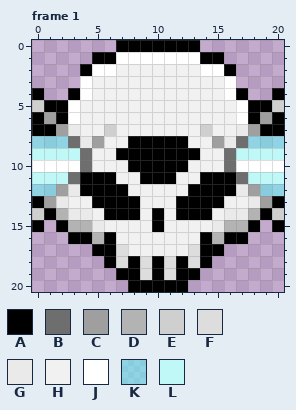
Pixel-art file, stored at Aseprite/Upgrade_Overpierce.aseprite. The picture above was drawn from the file before the commit.
21x21 pixels, 1 frame. Shown: frame 1. The commit also changed other frames, which this record leaves out.
Visible layers, top first: "Skull", "Bullet".
Palette (. is transparent): A #000000  B #6e6e6e  C #9f9f9f  D #b3b3b3  E #cfcfcf  F #dddddd  G #eaeaea  H #f1f1f1  J #ffffff  K #57fffe7b  L #c0f8f8
Pixels before, frame 1, first column x 0:
 0 .......AAAAAAA.......
 1 .....AAJJJJJJJAA.....
 2 ....AJJHHHHHHHJJA....
 3 ....JHHHHHHHHHHHJ....
 4 A..AJHHHHHHHHHHHJA..A
 5 EAAJHHHHHHHHHHHHHJAAE
 6 ACAJHHHHHHHHHHHHHJACA
 7 AACGHHEHHHHHHHEHHGCAA
 8 KKKBGCHHAAAAAHHCGBKKK
 9 LLLLBHHAAAAAAAHHBLLLL
10 JJJJBHHHAAAAAHHHBJJJJ
11 LLLBAAAHHAAAHHAAABLLL
12 KKCGAAAAHHHHHAAAAGCKK
13 ACGHHAAAAHHHAAAAHHGCA
14 EADGGHAAAHAHAAAHGGDAE
15 A.ADDGHHHHAHHHHGDDA.A
16 ...AADAHHHHHHHADAA...
17 .....AAFHHHHHFAA.....
18 ......AFAFAFAFA......
19 .......AAFAFAA.......
20 ........AAAAA........
New version:
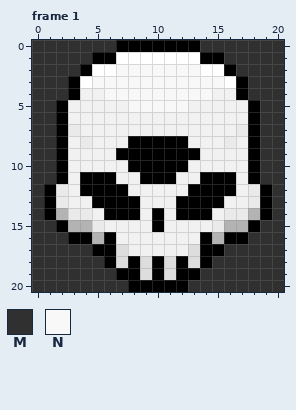
Colours new in this view: M #303030  N #f8f8f8
The edit:
layer "Background" now shown
Changed rows in their new state; - is an unchanged pixel.
Frame 1, layers "Skull", "Bullet", "Background":
first column x 0:
 0 MMMMMMM-------MMMMMMM
 1 MMMMM-----------MMMMM
 2 MMMM---NNNNNNN---MMMM
 3 MMMA-NNNNNNNNNNN-AMMM
 4 MMM-H-NNNNNNNNN-H-MMM
 5 MM-H----NNNNN----H-MM
 6 MM-H-------------H-MM
 7 MMA---H-------H---AMM
 8 MMAH-H---------H-HAMM
 9 MMAHH-----------HHAMM
10 MMAHH-----------HHAMM
11 MMAH-------------HAMM
12 MAGH-------------HGAM
13 MA-----------------AM
14 M-------------------M
15 MM-----------------MM
16 MMM---------------MMM
17 MMMMM-----------MMMMM
18 MMMMMM---------MMMMMM
19 MMMMMMM-------MMMMMMM
20 MMMMMMMM-----MMMMMMMM
Pixel boxes of the changes (left, top, right, bottom) in both pictures:
changed: (32, 40, 284, 292)
